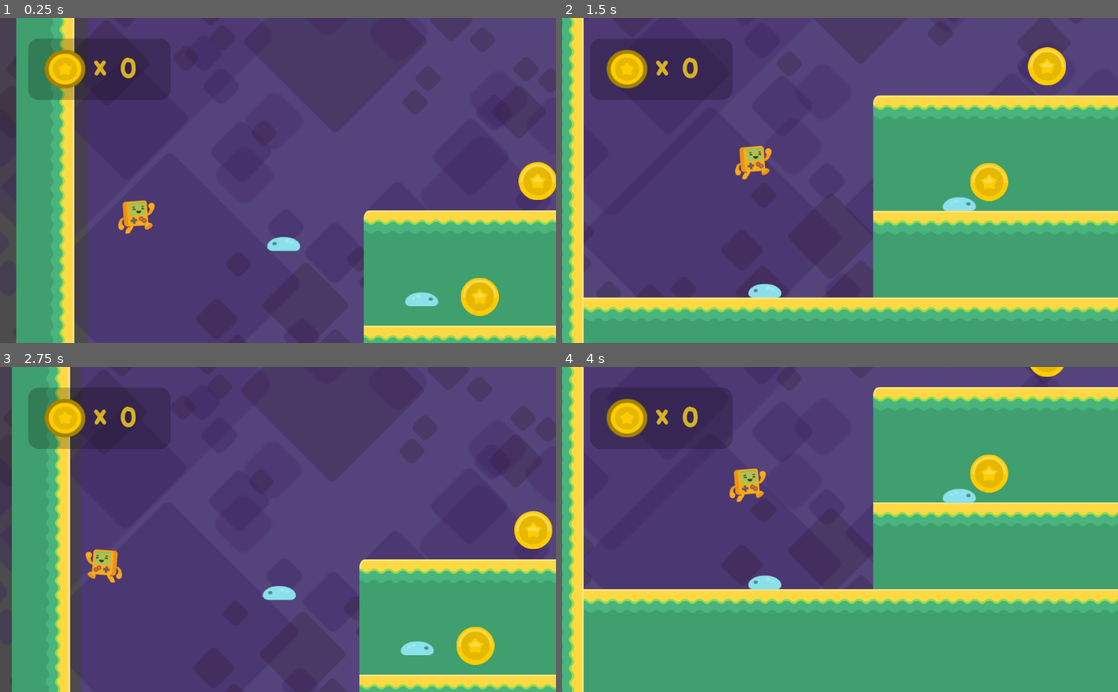
Above: before the commit, frames 1-4 (two rows, left to right).
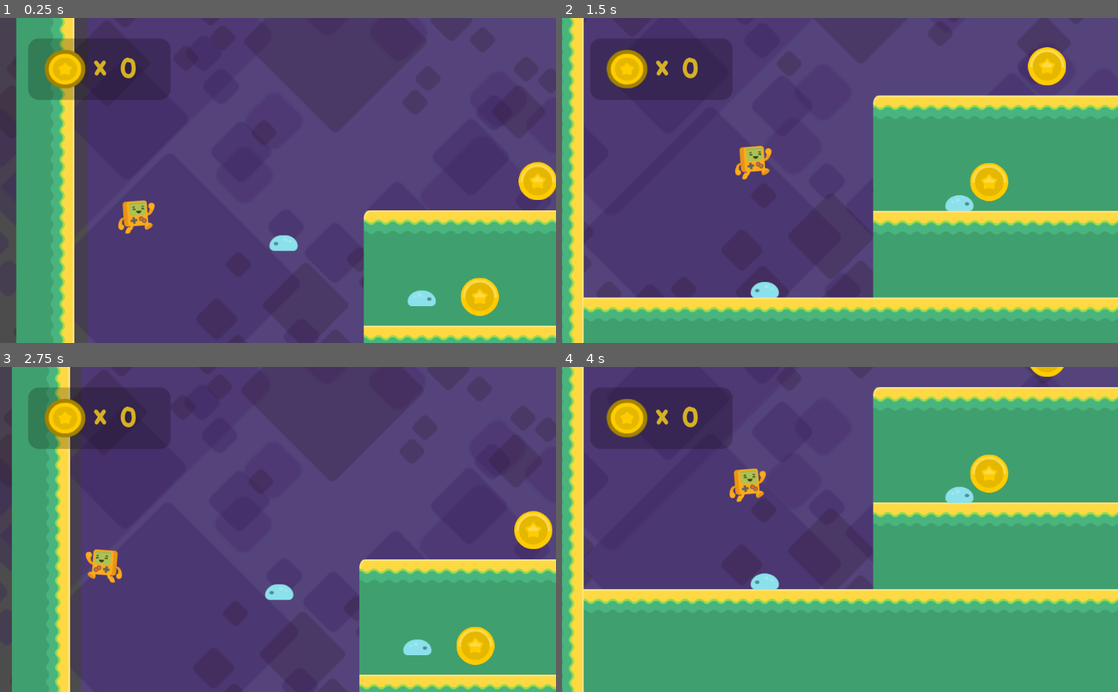
Above: after the commit, the same moments.

Repository: nkpresh/platforme-Game
Game: Godot game, scene res://Level1.tscn
The game is run twice, just before and just after one commit, with the same random seed, the same clock (stepped at 60 frames per second) and the same inputs.
Inputs:
- Up to frame 1 (0.25 s): no input
- Up to frame 2 (1.5 s): hold Right (right) from 0.53 s (still down); tap Up (jump) at 0.77 s
- Up to frame 3 (2.75 s): tap Up (jump) at 1.52 s; release Right (right) at 2.03 s; hold Left (left) from 2.03 s (still down)
- Up to frame 4 (4 s): release Left (left) at 2.78 s; hold Right (right) from 2.78 s (still down); tap Up (jump) at 3.02, 3.77 s

The runs differ from the first frame. In frame 1, 0.1% of the frame differs, in the area x 48-79%, y 66-89%; in frame 2, 0.1%; in frame 3, 0.1%; in frame 4, 0.1%, in the area x 33-75%, y 36-69%.

Commit message:
wow bless God

Diff:
--- a/enemy.gd
+++ b/enemy.gd
@@ -35,6 +35,7 @@
 	$top_checker.set_collision_mask_bit(0,false)
 	$sides_checker.set_collision_layer_bit(4,false)
 	$sides_checker.set_collision_mask_bit(0,false)
+	$Timer.start()
 
 
 
@@ -42,3 +43,7 @@
 func _on_sides_checker_body_entered(body):
 	print("entered")
 	get_tree().change_scene("res://Level1.tscn")
+
+
+func _on_Timer_timeout():
+	queue_free()
--- a/enemy.tscn
+++ b/enemy.tscn
@@ -37,7 +37,6 @@
 scale = Vector2( 1.29696, 1.03095 )
 frames = SubResource( 2 )
 animation = "crawl"
-frame = 1
 playing = true
 offset = Vector2( 4.48936, 16.1877 )
 
@@ -66,5 +65,9 @@
 [node name="CollisionShape2D" type="CollisionShape2D" parent="sides_checker"]
 position = Vector2( 0, 5.5909 )
 shape = SubResource( 4 )
+
+[node name="Timer" type="Timer" parent="."]
+one_shot = true
 [connection signal="body_entered" from="top_checker" to="." method="_on_top_checker_body_entered"]
 [connection signal="body_entered" from="sides_checker" to="." method="_on_sides_checker_body_entered"]
+[connection signal="timeout" from="Timer" to="." method="_on_Timer_timeout"]
Not shown, changed: logs/godot.log
Not shown, added: logs/godot_2021-03-25_19-24-30.log
Not shown, added: logs/godot_2021-03-25_19-24-44.log
